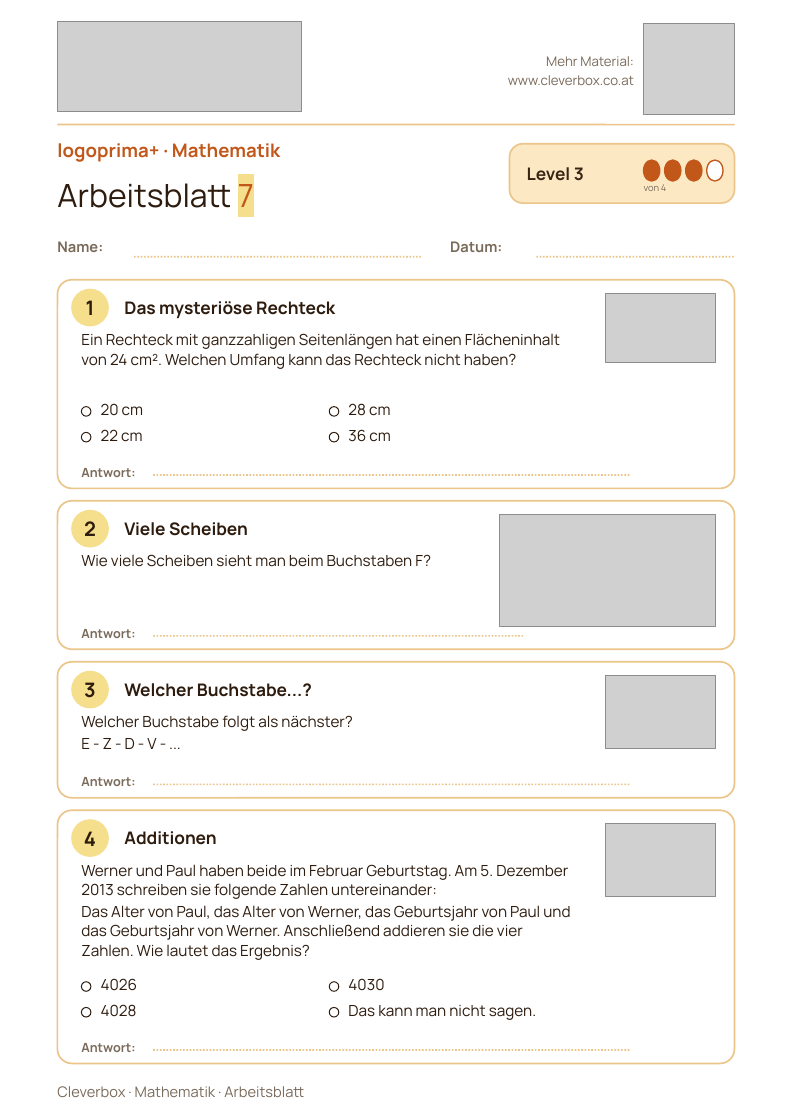
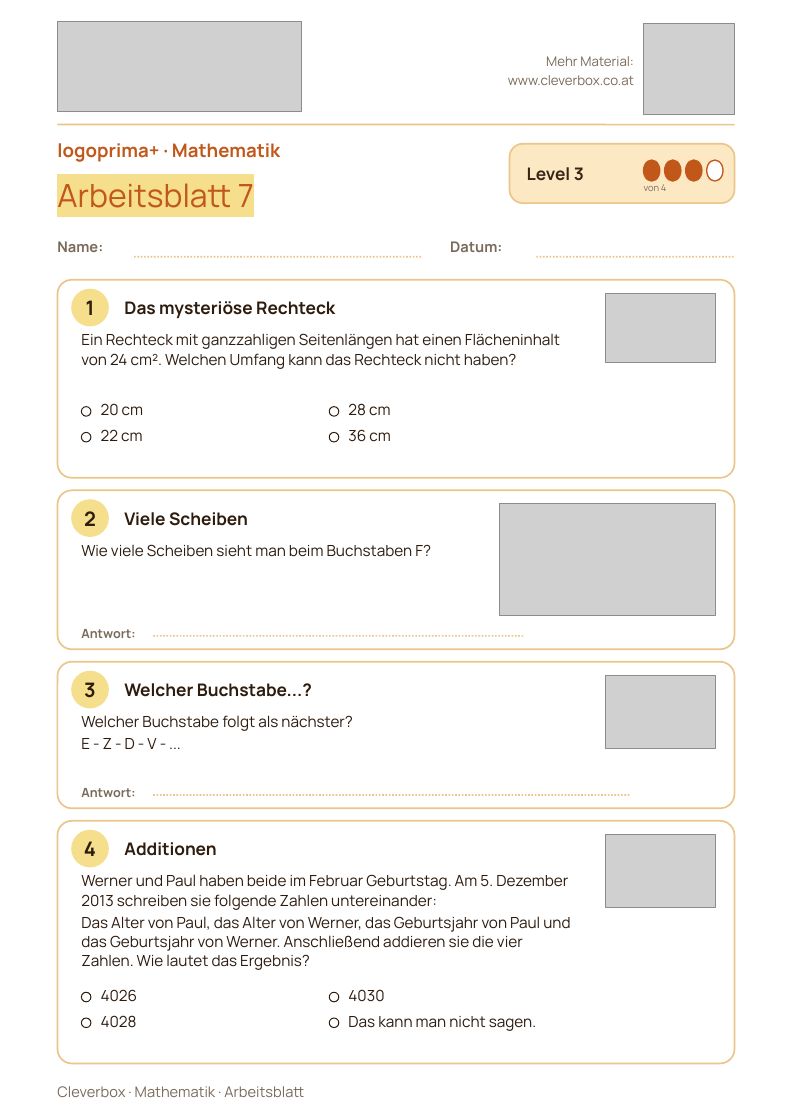
Before and after one commit to arminheske/claudecloud, a slide deck: slide 8 of videoslides/logoprima-schulstufe5.pptx. Drawn at 792x1120 pixels with LibreOffice and Linux fonts; fonts in the diff are those of the drawing; grey boxes stand for pictures. Boxes give left, top, right and bottom in pixels: in the first picture for what was removed or moved away, otherwise in the second. Text is boxed around its words. In the diff, an @@ line names an element or a change of style, - is before the commit and + after.

```diff
--- a/videoslides/logoprima-schulstufe5.pptx
+++ b/videoslides/logoprima-schulstufe5.pptx
@@ text "Arbeitsblatt 7" at (57, 183, 254, 208): text colour #2D1B0E to #C2571A, highlight none to #F6DF8C @@
@@ rounded rectangle: place and size @@
-rounded rectangle at (57, 280, 735, 488)
+rounded rectangle at (57, 280, 735, 478)
@@ text removed at (81, 468, 135, 477) @@
-Antwort:
@@ line removed from (153, 475) to (630, 475) @@
@@ rounded rectangle: place and size @@
-rounded rectangle at (57, 501, 735, 649)
+rounded rectangle at (57, 490, 735, 649)
@@ 3 texts, 1 picture, 1 ellipse: place and size @@
-3 texts, 1 picture, 1 ellipse at (72, 510, 715, 626)
+3 texts, 1 picture, 1 ellipse at (72, 500, 715, 616)
@@ proportions changed in 4 elements at (57, 280, 735, 478), (57, 821, 735, 1063), (57, 490, 735, 649), (57, 662, 735, 808) @@
@@ rounded rectangle: place and size @@
-rounded rectangle at (57, 662, 735, 798)
+rounded rectangle at (57, 662, 735, 808)
@@ 8 texts, 1 picture, 1 ellipse, 1 line: place and size @@
-8 texts, 1 picture, 1 ellipse, 1 line at (72, 777, 715, 1020)
+8 texts, 1 picture, 1 ellipse, 1 line at (72, 788, 715, 1031)
@@ rounded rectangle: place and size @@
-rounded rectangle at (57, 810, 735, 1063)
+rounded rectangle at (57, 821, 735, 1063)
@@ ellipse: place and size @@
-ellipse at (81, 982, 91, 991)
+ellipse at (81, 1018, 91, 1028)
@@ ellipse: place and size @@
-ellipse at (329, 1007, 339, 1017)
+ellipse at (81, 992, 91, 1002)
@@ ellipse: place and size @@
-ellipse at (329, 982, 339, 991)
+ellipse at (329, 1018, 339, 1028)
@@ ellipse: place and size @@
-ellipse at (81, 1007, 91, 1017)
+ellipse at (329, 992, 339, 1002)
@@ text removed at (81, 1043, 135, 1052) @@
-Antwort:
@@ line removed from (153, 1050) to (630, 1050) @@
```
Also in this commit, not shown: 9 other slides changed, 2 other files.
